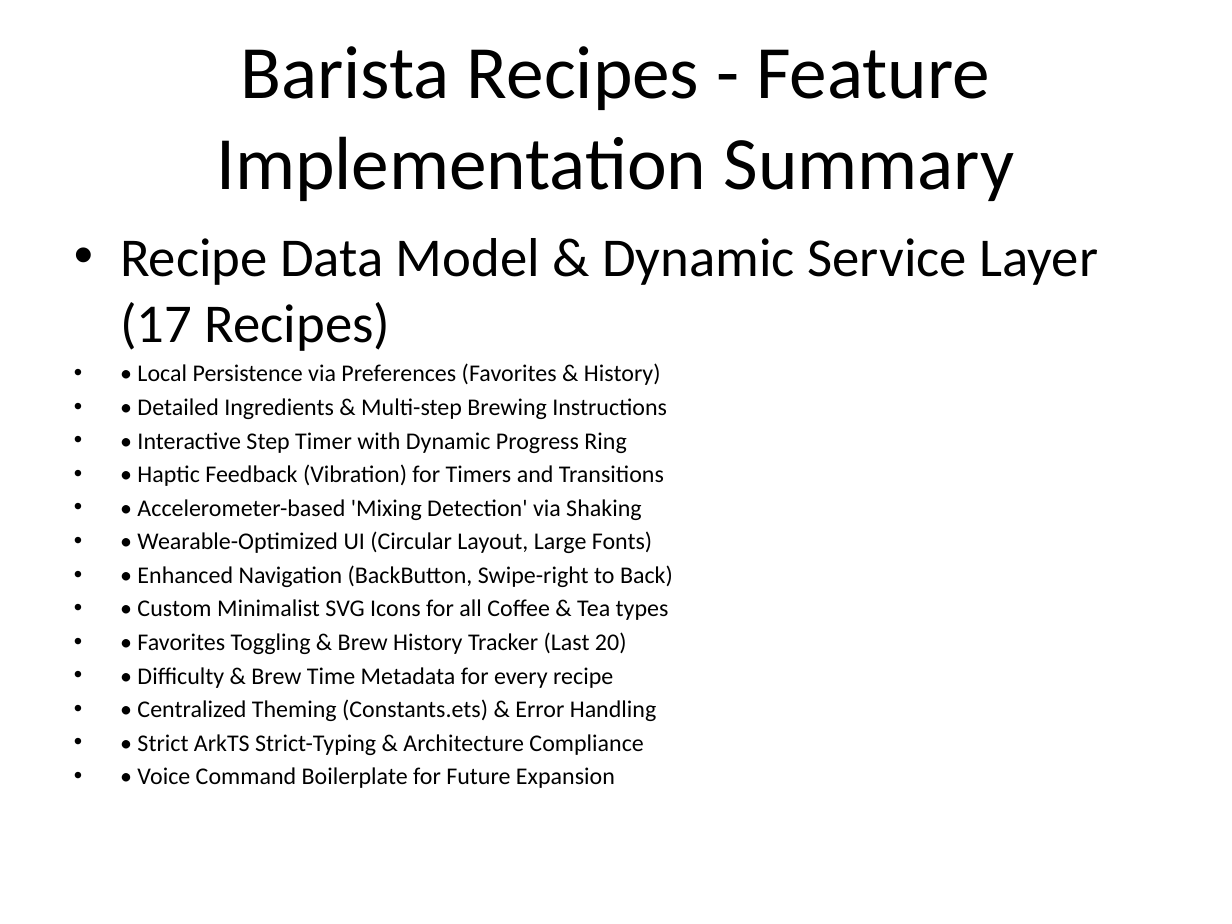
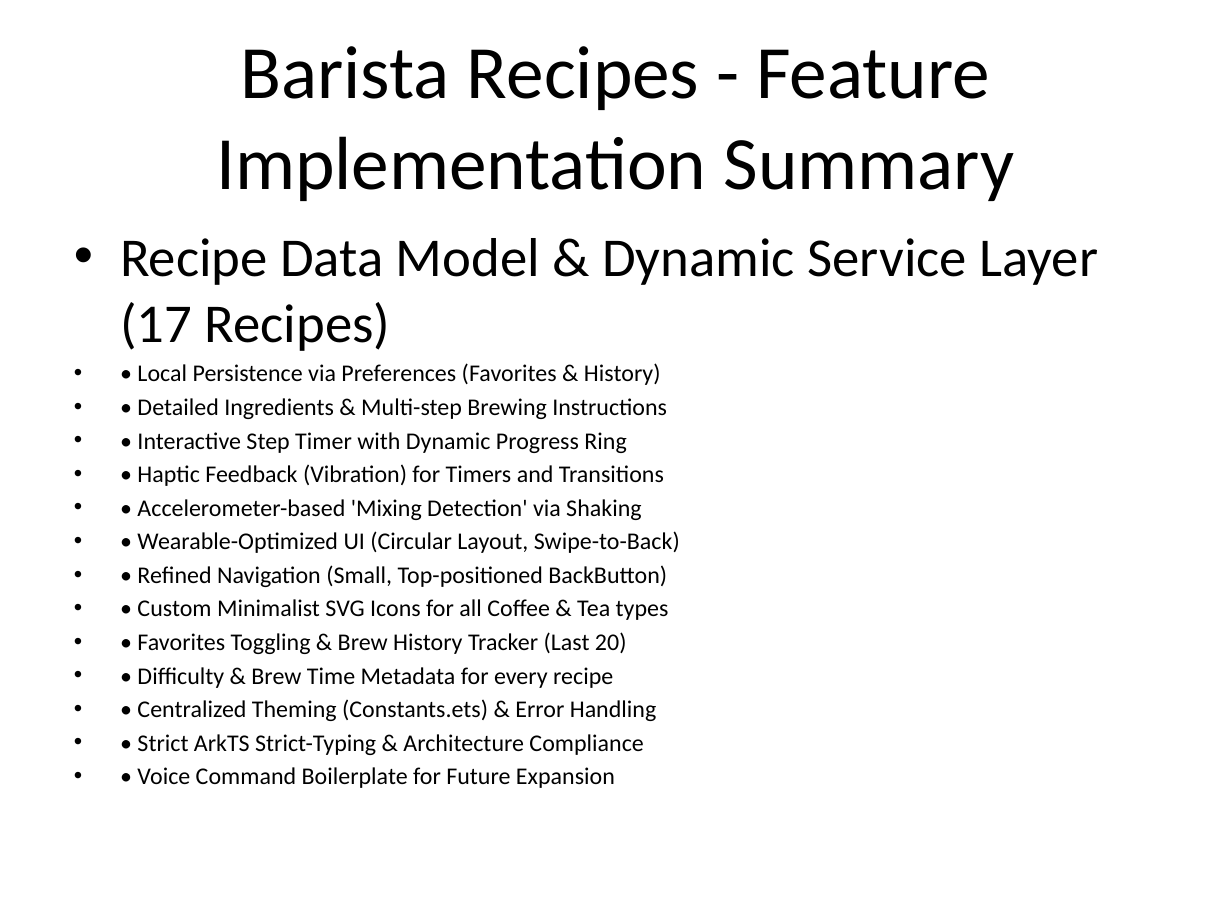
Before and after one commit to bunyamineymen/barista-recipes, a slide deck: slide 1 of Barista_Recipes_Improvements.pptx. Drawn at 1232x924 pixels with LibreOffice and Linux fonts; fonts in the diff are those of the drawing. Boxes give left, top, right and bottom in pixels: in the first picture for what was removed or moved away, otherwise in the second. Text is boxed around its words. In the diff, an @@ line names an element or a change of style, - is before the commit and + after.

Commit message:
feat: resize and reposition BackButton for better UI layout
- Reduced BackButton size to 32x32 and font size to 16
- Adjusted BackButton margin to top: 20, left: 20 across all pages
- Updated PowerPoint summary to reflect latest UI refinements
- Finalized all production-ready improvements and fixes

```diff
--- a/Barista_Recipes_Improvements.pptx
+++ b/Barista_Recipes_Improvements.pptx
@@ text at (x1=137, y1=531, x2=680, y2=587): text changed @@
-• • Wearable-Optimized UI (Circular Layout, Large Fonts)
-• • Enhanced Navigation (BackButton, Swipe-right to Back)
+• • Wearable-Optimized UI (Circular Layout, Swipe-to-Back)
+• • Refined Navigation (Small, Top-positioned BackButton)
```
Also in this commit, not shown: 8 other files.
